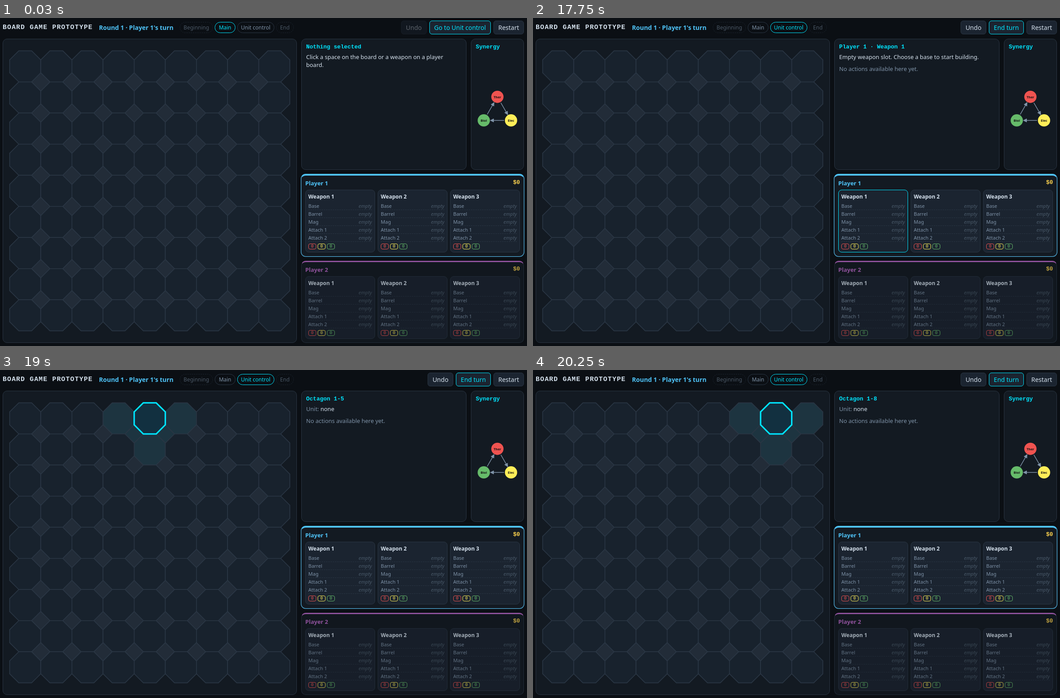
Above: before the commit, frames 1-4 (two rows, left to right).
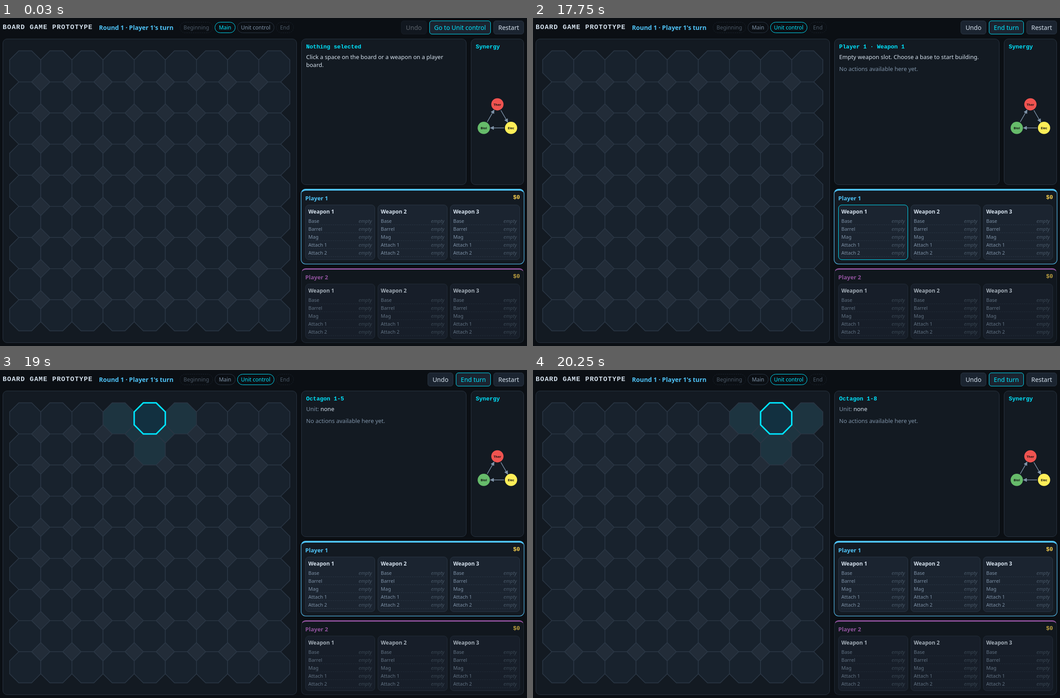
Above: after the commit, the same moments.

Repository: JLMJLMJLM14159/Board-game
Game: browser game, page index.html
The game is run twice, just before and just after one commit, with the same random seed, the same clock (stepped at 60 frames per second) and the same inputs.
Inputs (mouse positions are in pixels of both pictures, inside the frame that each line leads up to):
- Up to frame 1 (0.03 s): no input
- Up to frame 2 (17.75 s): click "Go to Unit control" at 0.27 s; click (759, 300) at 1.17 s; click (622, 159) at 1.67 s; click (664, 83) at 2.17 s; click (696, 113) at 2.67 s; click (775, 283) at 3.17 s; click (696, 175) at 3.67 s; click (559, 191) at 4.17 s; click (638, 142) at 4.67 s; click (622, 67) at 5.17 s; click (791, 142) at 5.67 s; click (743, 159) at 6.17 s; click (743, 254) at 6.67 s; click (680, 221) at 7.17 s; click (712, 67) at 7.67 s; click (606, 237) at 8.17 s; click (727, 83) at 8.67 s; click (575, 175) at 9.17 s; click (622, 221) at 9.67 s; click (712, 254) at 10.17 s; click (712, 316) at 10.67 s; click (664, 267) at 11.17 s; click (759, 83) at 11.67 s; click (606, 204) at 12.17 s; click (696, 142) at 12.67 s; click (759, 204) at 13.17 s; click (807, 67) at 13.67 s; click (606, 267) at 14.17 s; click (743, 129) at 14.67 s; click (622, 96) at 15.17 s; click (559, 221) at 15.67 s; click (559, 129) at 16.17 s; click (807, 129) at 16.67 s; click (759, 267) at 17.17 s; click (875, 231) at 17.67 s
- Up to frame 3 (19 s): click (26, 511) at 18.17 s; click (147, 419) at 18.67 s
- Up to frame 4 (20.25 s): click (575, 556) at 19.17 s; click (1017, 665) at 19.67 s; click (775, 419) at 20.17 s

The runs differ from the first frame. In frame 1, 3.5% of the frame differs, in the area x 57-100%, y 22-97%; in frame 2, 3.5%; in frame 3, 3.5%; in frame 4, 3.5%.

Commit message:
Remove synergy counts from weapons
- Drop the per-weapon synergy count display and the counting helpers
  behind it (Armory.synergy, Synergy.tally)
- Document that derived values are calculated when an effect triggers
  or asks for them, never stored or pre-counted

Co-Authored-By: Claude Opus 5.5 <noreply@anthropic.com>
Claude-Session: https://claude.ai/code/session_01XceUm29GPVt3vW7Z5cvjis

Diff:
--- a/css/style.css
+++ b/css/style.css
@@ -219,14 +219,3 @@
 .weapon li span { color: var(--muted); white-space: nowrap; }
 .weapon li b { font-weight: 500; text-align: right; white-space: nowrap; overflow: hidden; text-overflow: ellipsis; }
 .weapon li b.empty { color: #4a5a6a; font-style: italic; font-weight: 400; }
-
-.pips { display: flex; gap: 3px; margin-top: 4px; }
-.pip {
-  font-size: 10px;
-  font-family: var(--mono);
-  min-width: 18px;
-  text-align: center;
-  border-radius: 4px;
-  border: 1px solid var(--c);
-  color: var(--c);
-}
--- a/js/armory.js
+++ b/js/armory.js
@@ -36,11 +36,6 @@
     return [weapon.base, weapon.barrel, weapon.mag, ...weapon.attachments].filter(Boolean);
   },
 
-  // Synergy counts across every installed part.
-  synergy(weapon) {
-    return Synergy.tally(Armory.installed(weapon).map((p) => WEAPON_PARTS[p.partId]));
-  },
-
   canInstall(weapon, partId) {
     const part = WEAPON_PARTS[partId];
     return part ? part.canInstallOn(weapon) : { ok: false, reason: "Unknown part." };
--- a/js/synergy.js
+++ b/js/synergy.js
@@ -1,6 +1,8 @@
 // =============================================================
 // synergy.js — the Thermal / Electrical / Biological circle.
-// Pure logic, no drawing.
+// Pure logic, no drawing. Nothing about synergy is stored or
+// pre-counted: effects work it out at the moment they trigger
+// or are asked for.
 // =============================================================
 
 const Synergy = {
@@ -38,17 +40,4 @@
   effectOf(relation) {
     return null;
   },
-
-  // Counts each element across a list of things that have a `synergy` field,
-  // e.g. all parts on a weapon. Returns { thermal: 0, electrical: 2, ... }.
-  tally(items) {
-    const counts = {};
-    for (const id of Synergy.ids()) counts[id] = 0;
-    for (const item of items) {
-      if (item && item.synergy && counts[item.synergy] !== undefined) {
-        counts[item.synergy]++;
-      }
-    }
-    return counts;
-  },
 };
--- a/js/ui.js
+++ b/js/ui.js
@@ -148,12 +148,6 @@
     ].join("");
   },
 
-  synergyPips(counts) {
-    return CONFIG.synergyElements
-      .map((e) => `<span class="pip" style="--c:${e.color}" title="${e.name}">${counts[e.id]}</span>`)
-      .join("");
-  },
-
   renderPlayerBoards(state, selection) {
     const root = document.getElementById("player-boards");
     root.innerHTML = state.players
@@ -166,7 +160,6 @@
               <div class="weapon ${isSelected ? "selected" : ""}" data-player="${p}" data-weapon="${w}">
                 <h4>${base ? `${base.name} <small>${base.weaponClass}</small>` : `Weapon ${w + 1}`}</h4>
                 <ul>${UI.slotRowsHtml(weapon)}</ul>
-                <div class="pips">${UI.synergyPips(Armory.synergy(weapon))}</div>
               </div>`;
           })
           .join("");
